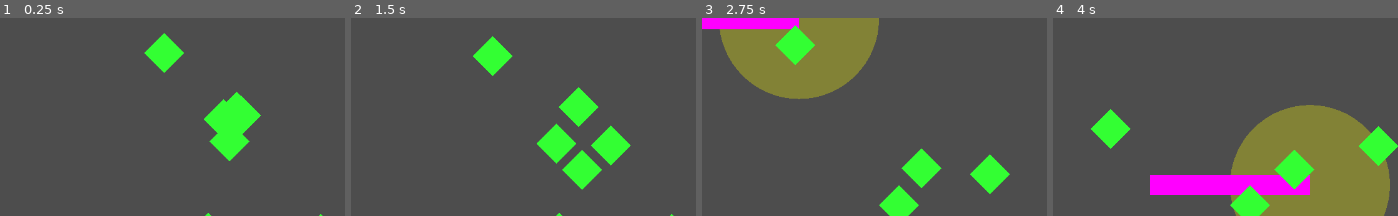
Above: before the commit, frames 1-4 (left to right).
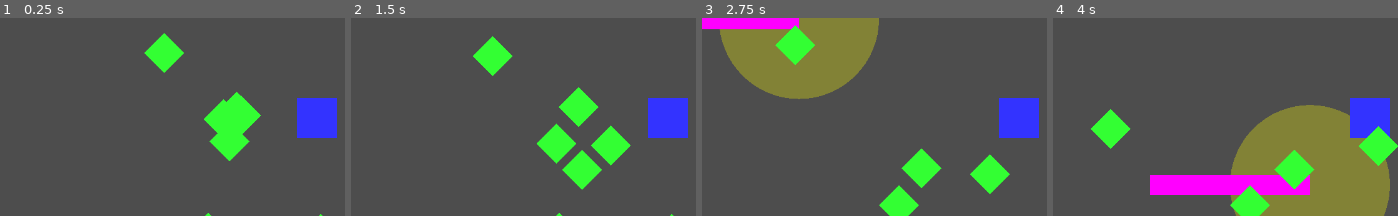
Above: after the commit, the same moments.

Repository: VileOar/ludum-dare-56
Game: Godot game, scene res://src/stage/stage.tscn
Two runs of this game, one before a commit and one after it. Both use one fixed random seed, a clock stepped at 60 frames per second and the inputs below. The project has no main scene, so this scene is started directly.
Inputs (mouse positions are % of the whole screen's width and height, from its top left):
- Up to frame 1 (0.25 s): no input
- Up to frame 2 (1.5 s): tap Enter at 0.5 s; move the mouse to (70, 41) at 0.52 s; press the mouse at (70, 41) at 0.53 s; tap Space at 1.25 s; move the mouse to (21, 52) at 1.27 s; release the mouse at (21, 52) at 1.28 s; click (21, 52) at 1.35 s
- Up to frame 3 (2.75 s): move the mouse to (56, 22) at 2.02 s; press the mouse at (56, 22) at 2.03 s
- Up to frame 4 (4 s): move the mouse to (38, 69) at 2.77 s; release the mouse at (38, 69) at 2.78 s; click (38, 69) at 2.85 s; move the mouse to (79, 64) at 3.52 s; press the mouse at (79, 64) at 3.53 s
The pictures show only the part of the screen within x 42-92%, y 21-71%; the shares and areas given below are measured in that part.

The runs differ from the first frame. In frame 1, 2.3% of the frame differs, in the area x 86-98%, y 40-61%; in frame 2, 2.3%; in frame 3, 2.3%; in frame 4, 2.1%.

Commit message:
added clear state and prepared for score

Diff:
--- a/project.godot
+++ b/project.godot
@@ -39,3 +39,4 @@
 2d_physics/layer_2="creatures"
 2d_physics/layer_3="healthy"
 2d_physics/layer_4="infected"
+2d_physics/layer_5="goal"
--- a/src/autoloads/Signals.gd
+++ b/src/autoloads/Signals.gd
@@ -5,3 +5,7 @@
 ## emited by a creature to request spawning a new infected creature
 @warning_ignore("unused_signal")
 signal spawn_infected_request(position)
+
+## sent by a creature when they cross the goal
+@warning_ignore("unused_signal")
+signal creature_clear(is_infected)
--- a/src/entities/creature/base_controller.gd
+++ b/src/entities/creature/base_controller.gd
@@ -23,3 +23,9 @@
 
 func set_can_cross_gate(can_cross: bool):
 	_can_cross_gate = can_cross
+
+
+## when it detects the goal
+func _on_goal_detector_area_entered(_area: Area2D) -> void:
+	if _can_cross_gate:
+		replace_state("ClearState")
--- a/src/entities/creature/creature.gd
+++ b/src/entities/creature/creature.gd
@@ -6,3 +6,17 @@
 signal got_infected(position)
 
 @onready var controller: BaseController = %Controller
+
+var _is_infected = false
+
+
+func die():
+	queue_free()
+
+
+func set_infected(infected: bool):
+	_is_infected = infected
+
+
+func get_infected() -> bool:
+	return _is_infected
--- a/src/entities/creature/creature.tscn
+++ b/src/entities/creature/creature.tscn
@@ -1,16 +1,20 @@
-[gd_scene load_steps=8 format=3 uid="uid://bu1smsxi2dc5g"]
+[gd_scene load_steps=10 format=3 uid="uid://bu1smsxi2dc5g"]
 
 [ext_resource type="Script" path="res://src/entities/creature/base_controller.gd" id="1_euc34"]
 [ext_resource type="Script" path="res://src/entities/creature/creature.gd" id="1_on0e4"]
 [ext_resource type="Script" path="res://src/entities/creature/states/wander_state.gd" id="2_ua7dj"]
 [ext_resource type="Script" path="res://src/entities/creature/states/idle_state.gd" id="3_bs3bk"]
 [ext_resource type="Script" path="res://src/entities/creature/states/rush_state.gd" id="4_sqeli"]
+[ext_resource type="Script" path="res://src/entities/creature/states/clear_state.gd" id="6_r888y"]
 
 [sub_resource type="RectangleShape2D" id="RectangleShape2D_4yq3s"]
 size = Vector2(45.2548, 45.2548)
 
 [sub_resource type="CircleShape2D" id="CircleShape2D_em1cj"]
 radius = 192.167
+
+[sub_resource type="CircleShape2D" id="CircleShape2D_cpyr1"]
+radius = 24.0
 
 [node name="Creature" type="CharacterBody2D"]
 collision_layer = 2
@@ -50,3 +54,15 @@
 script = ExtResource("4_sqeli")
 STATE_DURATION = 0.75
 SPEED_MULTIPLIER = 3.0
+
+[node name="ClearState" type="Node" parent="Controller"]
+script = ExtResource("6_r888y")
+
+[node name="GoalDetector" type="Area2D" parent="."]
+collision_layer = 0
+collision_mask = 16
+
+[node name="CollisionShape2D" type="CollisionShape2D" parent="GoalDetector"]
+shape = SubResource("CircleShape2D_cpyr1")
+
+[connection signal="area_entered" from="GoalDetector" to="Controller" method="_on_goal_detector_area_entered"]
--- a/src/entities/creature/healthy_controller.gd
+++ b/src/entities/creature/healthy_controller.gd
@@ -18,7 +18,7 @@
 
 func _on_hurtbox_body_entered(_other: Node2D) -> void:
 	body.got_infected.emit(body.position)
-	body.queue_free()
+	body.die()
 	var pos = body.position
 	Signals.spawn_infected_request.emit(pos)
 	for _i in Global.INFECTED_SPAWN_ADDITIONAL:
--- a/src/entities/creature/healthy_creature.tscn
+++ b/src/entities/creature/healthy_creature.tscn
@@ -20,7 +20,7 @@
 STATE_DURATION = 3.0
 SPEED_MULTIPLIER = 5.0
 
-[node name="PanicState" type="Node" parent="Controller" index="3"]
+[node name="PanicState" type="Node" parent="Controller" index="4"]
 script = ExtResource("2_g46bi")
 
 [node name="Hurtbox" type="Area2D" parent="." index="5"]
--- a/src/entities/creature/infected_creature.tscn
+++ b/src/entities/creature/infected_creature.tscn
@@ -13,7 +13,7 @@
 [node name="Controller" parent="." index="4"]
 script = ExtResource("2_2puis")
 
-[node name="ChaseState" type="Node" parent="Controller" index="3"]
+[node name="ChaseState" type="Node" parent="Controller" index="4"]
 script = ExtResource("2_fp84w")
 
 [connection signal="state_activated" from="Controller" to="Controller" method="_on_state_activated"]
--- a/src/entities/creature/states/chase_state.gd
+++ b/src/entities/creature/states/chase_state.gd
@@ -35,8 +35,8 @@
 		_controller.replace_state("IdleState")
 
 
-func allow_next_state(_state: String) -> bool:
-	return !_aggroing
+func allow_next_state(state: String) -> bool:
+	return !_aggroing or state == "ClearState"
 
 
 func set_target(target: Creature):
--- /dev/null
+++ b/src/entities/creature/states/clear_state.gd
@@ -0,0 +1,26 @@
+extends StackState
+class_name ClearState
+
+# TODO: this state is full of placeholder code
+
+@onready var _controller: BaseController = _fsm as BaseController
+
+const ANIM_DURATION = 1.0
+
+
+func activate():
+	get_tree().create_timer(ANIM_DURATION).timeout.connect(_die)
+
+
+func _physics_process(delta: float) -> void:
+	(_controller.body.get_node("Polygon2D") as Polygon2D).rotate(2*PI*delta)
+	_controller.body.move_and_collide(Vector2.RIGHT * 32 * delta)
+
+
+func allow_next_state(_state: String):
+	return false
+
+
+func _die():
+	Signals.creature_clear.emit(_controller.body.get_infected())
+	_controller.body.die()
--- a/src/entities/creature/states/panic_state.gd
+++ b/src/entities/creature/states/panic_state.gd
@@ -25,8 +25,8 @@
 		_mov_dir = Vector2.from_angle(randf() * 2 * PI) # choose random direction vector
 
 
-func allow_next_state(_state: String) -> bool:
-	return !_moving
+func allow_next_state(state: String) -> bool:
+	return !_moving or state == "ClearState"
 
 
 func set_source_position(pos: Vector2):
--- a/src/entities/creature/states/rush_state.gd
+++ b/src/entities/creature/states/rush_state.gd
@@ -20,8 +20,8 @@
 	_controller.set_can_cross_gate(false)
 
 
-func allow_next_state(_state: String) -> bool:
-	return !_moving
+func allow_next_state(state: String) -> bool:
+	return !_moving or state == "ClearState"
 
 
 func set_rush_direction(direction: Vector2):
--- /dev/null
+++ b/src/entities/goal.tscn
@@ -0,0 +1,14 @@
+[gd_scene load_steps=2 format=3 uid="uid://cpysboj23eaxd"]
+
+[sub_resource type="CircleShape2D" id="CircleShape2D_le42r"]
+
+[node name="Goal" type="Area2D"]
+collision_layer = 16
+collision_mask = 0
+
+[node name="Polygon2D" type="Polygon2D" parent="."]
+color = Color(0.2, 0.2, 1, 1)
+polygon = PackedVector2Array(-32, -32, 32, -32, 32, 32, -32, 32)
+
+[node name="CollisionShape2D" type="CollisionShape2D" parent="."]
+shape = SubResource("CircleShape2D_le42r")
--- a/src/stage/stage.gd
+++ b/src/stage/stage.gd
@@ -21,6 +21,7 @@
 
 func _spawn_creature(pos: Vector2, infected: bool = true):
 	var scene = infected_scene if infected else healthy_scene
-	var new_creature = scene.instantiate()
+	var new_creature = scene.instantiate() as Creature
 	new_creature.position = pos
+	new_creature.set_infected(infected)
 	creatures.call_deferred("add_child", new_creature)
--- a/src/stage/stage.tscn
+++ b/src/stage/stage.tscn
@@ -1,9 +1,10 @@
-[gd_scene load_steps=7 format=3 uid="uid://e7jihf677gx2"]
+[gd_scene load_steps=8 format=3 uid="uid://e7jihf677gx2"]
 
 [ext_resource type="Script" path="res://src/stage/stage.gd" id="1_iaxbk"]
 [ext_resource type="PackedScene" uid="uid://b0bxiobvelbs0" path="res://src/entities/creature/healthy_creature.tscn" id="2_dpvoq"]
 [ext_resource type="PackedScene" uid="uid://6f3hygpsdmwo" path="res://src/entities/player/player.tscn" id="3_haygi"]
 [ext_resource type="PackedScene" uid="uid://b7qdnfpx0cdak" path="res://src/entities/creature/infected_creature.tscn" id="3_yguvu"]
+[ext_resource type="PackedScene" uid="uid://cpysboj23eaxd" path="res://src/entities/goal.tscn" id="5_27dnd"]
 
 [sub_resource type="RectangleShape2D" id="RectangleShape2D_hu6hx"]
 size = Vector2(64, 720)
@@ -57,3 +58,6 @@
 
 [node name="Player" parent="." instance=ExtResource("3_haygi")]
 visible = false
+
+[node name="Goal" parent="." instance=ExtResource("5_27dnd")]
+position = Vector2(1120, 360)
